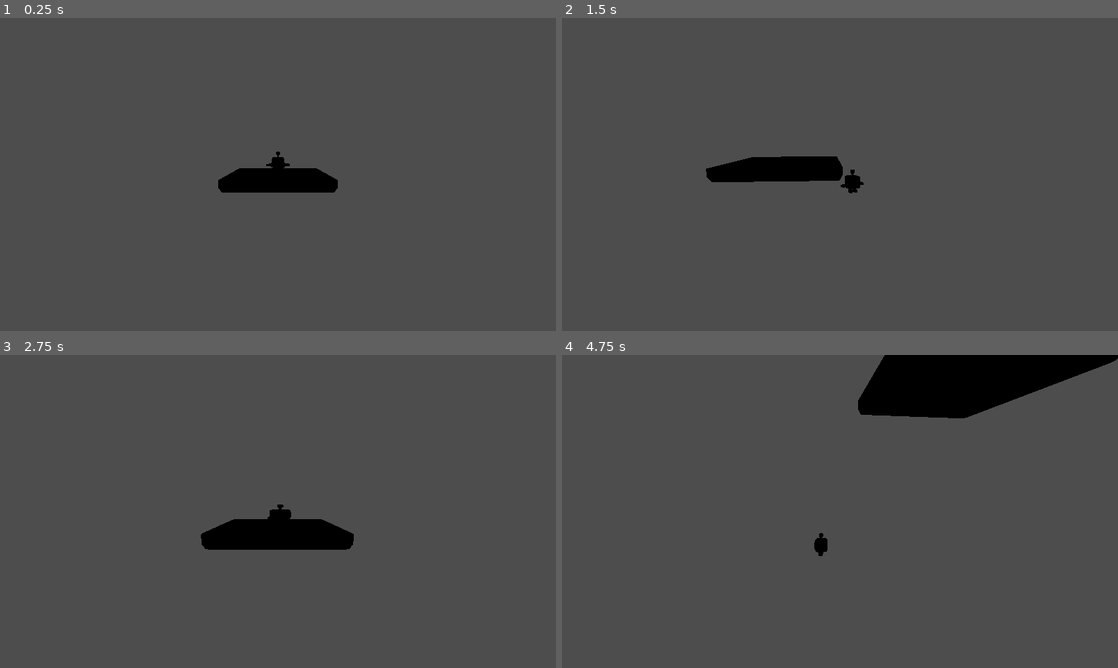
Above: before the commit, frames 1-4 (two rows, left to right).
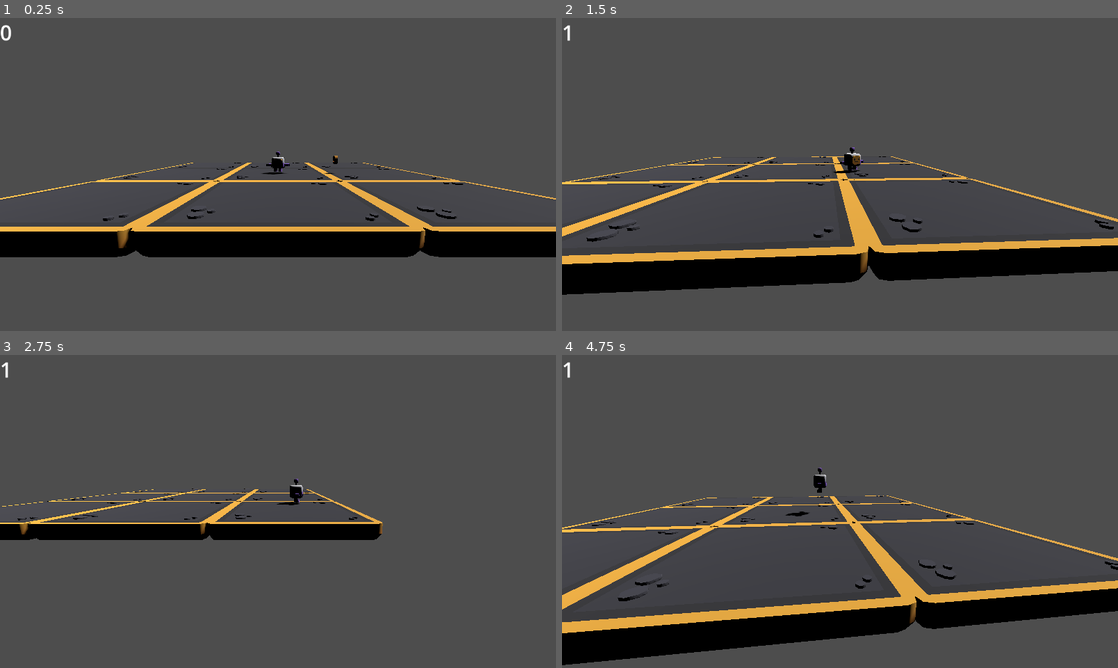
Above: after the commit, the same moments.

Repository: OliCunnington/mammoth_interactive_godot_advanced
Game: Godot game, scene res://new features/scenes/MainGame.tscn
Two runs of this game, one before a commit and one after it. Both use one fixed random seed, a clock stepped at 60 frames per second and the inputs below.
Inputs:
- Up to frame 1 (0.25 s): no input
- Up to frame 2 (1.5 s): hold D (move_right) 0.53-1.28 s; tap Down (camera_down) at 0.6 s; tap Space (jump) at 0.77 s; hold S (move_back) from 1.28 s (still down); tap Left (camera_left) at 1.35 s
- Up to frame 3 (2.75 s): tap Space (jump) at 1.52 s; release S (move_back) at 2.03 s; hold D (move_right) from 2.03 s (still down); tap Right (camera_right) at 2.1 s
- Up to frame 4 (4.75 s): release D (move_right) at 2.78 s; hold W (move_forward) 2.78-3.53 s; tap Up (camera_up) at 2.85 s; tap Space (jump) at 3.02, 3.77, 4.52 s; hold A (move_left) from 3.53 s (still down); tap Down (camera_down) at 3.6 s; tap Left (camera_left) at 4.35 s

The runs differ from the first frame. In frame 1, 13% of the frame differs, in the area x 0-100%, y 2-77%; in frame 2, 16%; in frame 3, 4.7%; in frame 4, 22%, in the area x 0-100%, y 0-100%.

Commit message:
coin pickups, basic label, signals and directional light

Diff:
--- a/new features/scenes/MainGame.tscn
+++ b/new features/scenes/MainGame.tscn
@@ -1,16 +1,47 @@
-[gd_scene load_steps=6 format=3 uid="uid://cpn36aqm2rnuk"]
+[gd_scene load_steps=10 format=3 uid="uid://cpn36aqm2rnuk"]
 
 [ext_resource type="PackedScene" uid="uid://bva7u83jvaqkb" path="res://new features/objects/BigPlatform.tscn" id="1_yhlne"]
 [ext_resource type="Script" path="res://new features/scripts/CameraHandler.gd" id="2_1tnyn"]
-[ext_resource type="Script" path="res://new features/scripts/new_player.gd" id="2_2nhdo"]
+[ext_resource type="Script" path="res://new features/scripts/NewPlayer.gd" id="2_2nhdo"]
 [ext_resource type="PackedScene" uid="uid://xy8rvnjp22n5" path="res://models/character.glb" id="3_8gc71"]
+[ext_resource type="Script" path="res://new features/scripts/NewCoin.gd" id="5_36imb"]
+[ext_resource type="PackedScene" uid="uid://e64a4omgpcs" path="res://models/coin.glb" id="6_7xc6h"]
+[ext_resource type="Script" path="res://new features/scripts/NewHUD.gd" id="7_f6jaw"]
 
 [sub_resource type="CapsuleShape3D" id="CapsuleShape3D_xboq4"]
 height = 1.19249
 
+[sub_resource type="SphereShape3D" id="SphereShape3D_7a5go"]
+
 [node name="MainGame" type="Node3D"]
 
-[node name="BigPlatform" parent="." instance=ExtResource("1_yhlne")]
+[node name="InitialPlatform" type="Node3D" parent="."]
+
+[node name="BigPlatform" parent="InitialPlatform" instance=ExtResource("1_yhlne")]
+
+[node name="BigPlatform2" parent="InitialPlatform" instance=ExtResource("1_yhlne")]
+transform = Transform3D(1, 0, 0, 0, 1, 0, 0, 0, 1, 5, 0, 0)
+
+[node name="BigPlatform3" parent="InitialPlatform" instance=ExtResource("1_yhlne")]
+transform = Transform3D(1, 0, 0, 0, 1, 0, 0, 0, 1, -5, 0, 0)
+
+[node name="BigPlatform4" parent="InitialPlatform" instance=ExtResource("1_yhlne")]
+transform = Transform3D(1, 0, 0, 0, 1, 0, 0, 0, 1, 0, 0, 5)
+
+[node name="BigPlatform5" parent="InitialPlatform" instance=ExtResource("1_yhlne")]
+transform = Transform3D(1, 0, 0, 0, 1, 0, 0, 0, 1, 5, 0, 5)
+
+[node name="BigPlatform6" parent="InitialPlatform" instance=ExtResource("1_yhlne")]
+transform = Transform3D(1, 0, 0, 0, 1, 0, 0, 0, 1, -5, 0, 5)
+
+[node name="BigPlatform7" parent="InitialPlatform" instance=ExtResource("1_yhlne")]
+transform = Transform3D(1, 0, 0, 0, 1, 0, 0, 0, 1, 0, 0, -5)
+
+[node name="BigPlatform8" parent="InitialPlatform" instance=ExtResource("1_yhlne")]
+transform = Transform3D(1, 0, 0, 0, 1, 0, 0, 0, 1, 5, 0, -5)
+
+[node name="BigPlatform9" parent="InitialPlatform" instance=ExtResource("1_yhlne")]
+transform = Transform3D(1, 0, 0, 0, 1, 0, 0, 0, 1, -5, 0, -5)
 
 [node name="View" type="Node3D" parent="." node_paths=PackedStringArray("target")]
 transform = Transform3D(1, 0, 0, 0, 1, 0, 0, 0, 1, 0, 1.83, 5.42509)
@@ -30,3 +61,29 @@
 [node name="CollisionShape3D" type="CollisionShape3D" parent="NewPlayer"]
 transform = Transform3D(1, 0, 0, 0, 1, 0, 0, 0, 1, 0, 1.04764, 0)
 shape = SubResource("CapsuleShape3D_xboq4")
+
+[node name="Coin" type="Area3D" parent="."]
+transform = Transform3D(1, 0, 0, 0, 1, 0, 0, 0, 1, 3, 1, 0)
+script = ExtResource("5_36imb")
+
+[node name="Mesh" parent="Coin" instance=ExtResource("6_7xc6h")]
+
+[node name="CollisionShape3D" type="CollisionShape3D" parent="Coin"]
+transform = Transform3D(1, 0, 0, 0, 1, 0, 0, 0, 1, 0, 0.231868, 0)
+shape = SubResource("SphereShape3D_7a5go")
+
+[node name="HUD" type="CanvasLayer" parent="."]
+script = ExtResource("7_f6jaw")
+
+[node name="Coins" type="Label" parent="HUD"]
+offset_right = 40.0
+offset_bottom = 23.0
+theme_override_font_sizes/font_size = 48
+text = "0"
+
+[node name="DirectionalLight3D" type="DirectionalLight3D" parent="."]
+transform = Transform3D(-0.34202, -0.719846, 0.604023, 0, 0.642788, 0.766044, -0.939693, 0.262003, -0.219846, 0, 0.152547, 0)
+shadow_enabled = true
+
+[connection signal="coin_collected" from="NewPlayer" to="HUD" method="_on_coin_collected"]
+[connection signal="body_entered" from="Coin" to="Coin" method="_on_body_entered"]
--- /dev/null
+++ b/new features/scripts/NewCoin.gd
@@ -0,0 +1,9 @@
+extends Area3D
+
+var grabbed := false
+
+func _on_body_entered(body) -> void:
+	if body.has_method("collect_coin") and !grabbed:
+		body.collect_coin()
+		$Mesh.queue_free()
+		grabbed = true
--- /dev/null
+++ b/new features/scripts/NewHUD.gd
@@ -0,0 +1,4 @@
+extends CanvasLayer
+
+func _on_coin_collected(coins):
+	$Coins.text = str(coins)
--- a/new features/scripts/new_player.gd
+++ b/new features/scripts/NewPlayer.gd
@@ -1,8 +1,11 @@
 extends CharacterBody3D
 
 @export var view: Node3D
+@export var coins := 0
 
 @onready var model = $character
+
+signal coin_collected
 
 var movement_speed = 250
 var movement_velocity: Vector3
@@ -78,3 +81,8 @@
 
 	jump_single = false
 	jump_double = true
+
+
+func collect_coin():
+	coins += 1
+	coin_collected.emit(coins)
